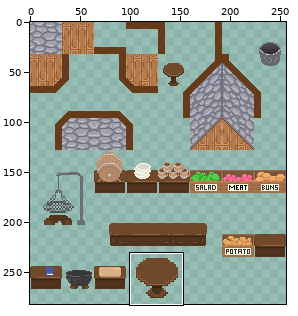
Sprite sheet: SoftwareProjekt2024/Content/Map/atlas.PNG. The first picture is a wide view before the edit; the outline marks the close-up.
Close-up. Old version:
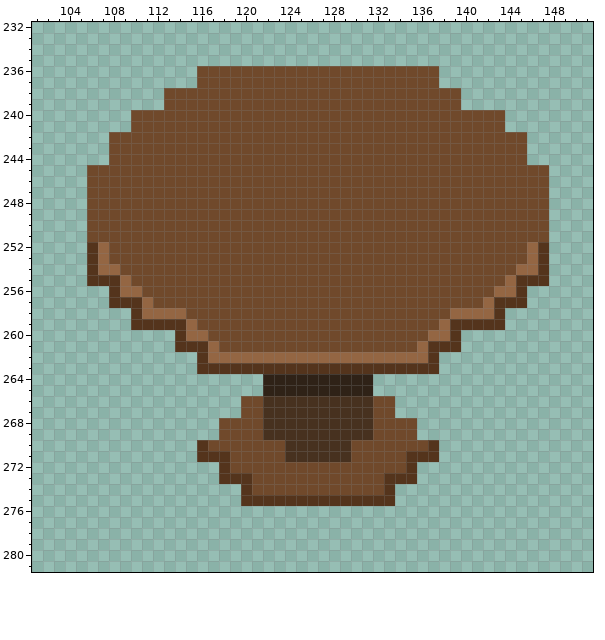
The file is 256x320 pixels. Colours within 5 levels of each other are drawn and written as one. Shown: x 101..151, y 232..281. The wide view leaves out empty margins. The commit also changed other parts of the picture, which this record leaves out.
Now the later version:
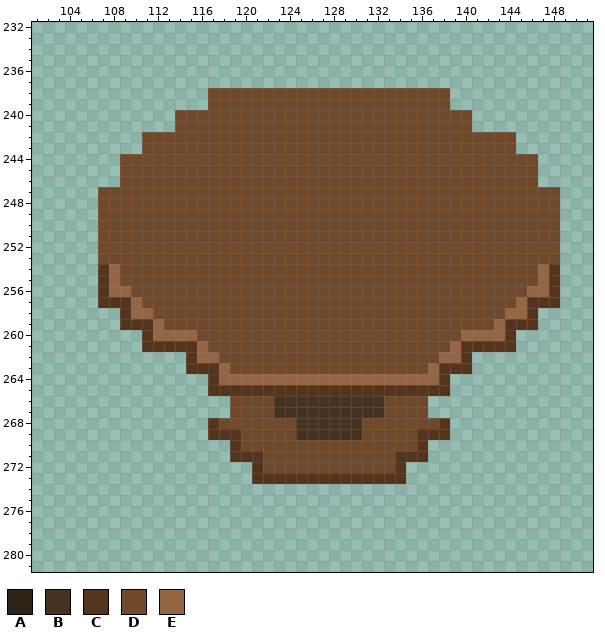
Palette (. is transparent): A #2f2217  B #47311f  C #54341c  D #70492b  E #946643
What changed:
@@ x 101..151 @@
 235 ...................................................
-236 ...............DDDDDDDDDDDDDDDDDDDDDD..............
-237 ...............DDDDDDDDDDDDDDDDDDDDDD..............
-238 ............DDDDDDDDDDDDDDDDDDDDDDDDDDD............
-239 ............DDDDDDDDDDDDDDDDDDDDDDDDDDD............
-240 .........DDDDDDDDDDDDDDDDDDDDDDDDDDDDDDDDDD........
-241 .........DDDDDDDDDDDDDDDDDDDDDDDDDDDDDDDDDD........
-242 .......DDDDDDDDDDDDDDDDDDDDDDDDDDDDDDDDDDDDDD......
-243 .......DDDDDDDDDDDDDDDDDDDDDDDDDDDDDDDDDDDDDD......
-244 .......DDDDDDDDDDDDDDDDDDDDDDDDDDDDDDDDDDDDDD......
-245 .....DDDDDDDDDDDDDDDDDDDDDDDDDDDDDDDDDDDDDDDDDD....
-246 .....DDDDDDDDDDDDDDDDDDDDDDDDDDDDDDDDDDDDDDDDDD....
-247 .....DDDDDDDDDDDDDDDDDDDDDDDDDDDDDDDDDDDDDDDDDD....
-248 .....DDDDDDDDDDDDDDDDDDDDDDDDDDDDDDDDDDDDDDDDDD....
-249 .....DDDDDDDDDDDDDDDDDDDDDDDDDDDDDDDDDDDDDDDDDD....
-250 .....DDDDDDDDDDDDDDDDDDDDDDDDDDDDDDDDDDDDDDDDDD....
-251 .....DDDDDDDDDDDDDDDDDDDDDDDDDDDDDDDDDDDDDDDDDD....
-252 .....CEDDDDDDDDDDDDDDDDDDDDDDDDDDDDDDDDDDDDDDEC....
-253 .....CEDDDDDDDDDDDDDDDDDDDDDDDDDDDDDDDDDDDDDDEC....
-254 .....CEEDDDDDDDDDDDDDDDDDDDDDDDDDDDDDDDDDDDDEEC....
-255 .....CCCEDDDDDDDDDDDDDDDDDDDDDDDDDDDDDDDDDDECCC....
-256 .......CEEDDDDDDDDDDDDDDDDDDDDDDDDDDDDDDDDEEC......
-257 .......CCCEDDDDDDDDDDDDDDDDDDDDDDDDDDDDDDECCC......
-258 .........CEEEEDDDDDDDDDDDDDDDDDDDDDDDDEEEEC........
-259 .........CCCCCEDDDDDDDDDDDDDDDDDDDDDDECCCCC........
-260 .............CEEDDDDDDDDDDDDDDDDDDDDEEC............
-261 .............CCCEDDDDDDDDDDDDDDDDDDECCC............
-262 ...............CEEEEEEEEEEEEEEEEEEEEC..............
-263 ...............CCCCCCCCCCCCCCCCCCCCCC..............
-264 .....................AAAAAAAAAA....................
-265 .....................AAAAAAAAAA....................
-266 ...................DDBBBBBBBBBBDD..................
-267 ...................DDBBBBBBBBBBDD..................
-268 .................DDDDBBBBBBBBBBDDDD................
-269 .................DDDDBBBBBBBBBBDDDD................
-270 ...............CDDDDDDDBBBBBBDDDDDDDC..............
-271 ...............CCCDDDDDBBBBBBDDDDDCCC..............
-272 .................CDDDDDDDDDDDDDDDDC................
-273 .................CCCDDDDDDDDDDDDCCC................
-274 ...................CDDDDDDDDDDDDC..................
-275 ...................CCCCCCCCCCCCCC..................
+236 ...................................................
+237 ...................................................
+238 ................DDDDDDDDDDDDDDDDDDDDDD.............
+239 ................DDDDDDDDDDDDDDDDDDDDDD.............
+240 .............DDDDDDDDDDDDDDDDDDDDDDDDDDD...........
+241 .............DDDDDDDDDDDDDDDDDDDDDDDDDDD...........
+242 ..........DDDDDDDDDDDDDDDDDDDDDDDDDDDDDDDDDD.......
+243 ..........DDDDDDDDDDDDDDDDDDDDDDDDDDDDDDDDDD.......
+244 ........DDDDDDDDDDDDDDDDDDDDDDDDDDDDDDDDDDDDDD.....
+245 ........DDDDDDDDDDDDDDDDDDDDDDDDDDDDDDDDDDDDDD.....
+246 ........DDDDDDDDDDDDDDDDDDDDDDDDDDDDDDDDDDDDDD.....
+247 ......DDDDDDDDDDDDDDDDDDDDDDDDDDDDDDDDDDDDDDDDDD...
+248 ......DDDDDDDDDDDDDDDDDDDDDDDDDDDDDDDDDDDDDDDDDD...
+249 ......DDDDDDDDDDDDDDDDDDDDDDDDDDDDDDDDDDDDDDDDDD...
+250 ......DDDDDDDDDDDDDDDDDDDDDDDDDDDDDDDDDDDDDDDDDD...
+251 ......DDDDDDDDDDDDDDDDDDDDDDDDDDDDDDDDDDDDDDDDDD...
+252 ......DDDDDDDDDDDDDDDDDDDDDDDDDDDDDDDDDDDDDDDDDD...
+253 ......DDDDDDDDDDDDDDDDDDDDDDDDDDDDDDDDDDDDDDDDDD...
+254 ......CEDDDDDDDDDDDDDDDDDDDDDDDDDDDDDDDDDDDDDDEC...
+255 ......CEDDDDDDDDDDDDDDDDDDDDDDDDDDDDDDDDDDDDDDEC...
+256 ......CEEDDDDDDDDDDDDDDDDDDDDDDDDDDDDDDDDDDDDEEC...
+257 ......CCCEDDDDDDDDDDDDDDDDDDDDDDDDDDDDDDDDDDECCC...
+258 ........CEEDDDDDDDDDDDDDDDDDDDDDDDDDDDDDDDDEEC.....
+259 ........CCCEDDDDDDDDDDDDDDDDDDDDDDDDDDDDDDECCC.....
+260 ..........CEEEEDDDDDDDDDDDDDDDDDDDDDDDDEEEEC.......
+261 ..........CCCCCEDDDDDDDDDDDDDDDDDDDDDDECCCCC.......
+262 ..............CEEDDDDDDDDDDDDDDDDDDDDEEC...........
+263 ..............CCCEDDDDDDDDDDDDDDDDDDECCC...........
+264 ................CEEEEEEEEEEEEEEEEEEEEC.............
+265 ................CCCCCCCCCCCCCCCCCCCCCC.............
+266 ..................DDDDBBBBBBBBBBDDDD...............
+267 ..................DDDDBBBBBBBBBBDDDD...............
+268 ................CDDDDDDDBBBBBBDDDDDDDC.............
+269 ................CCCDDDDDBBBBBBDDDDDCCC.............
+270 ..................CDDDDDDDDDDDDDDDDC...............
+271 ..................CCCDDDDDDDDDDDDCCC...............
+272 ....................CDDDDDDDDDDDDC.................
+273 ....................CCCCCCCCCCCCCC.................
+274 ...................................................
+275 ...................................................
 276 ...................................................
